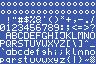
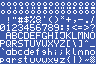
Comparing the layer stacks of the two (96, 64) images. Changes:
painted on "Groups" over [10, 7, 95, 9]
